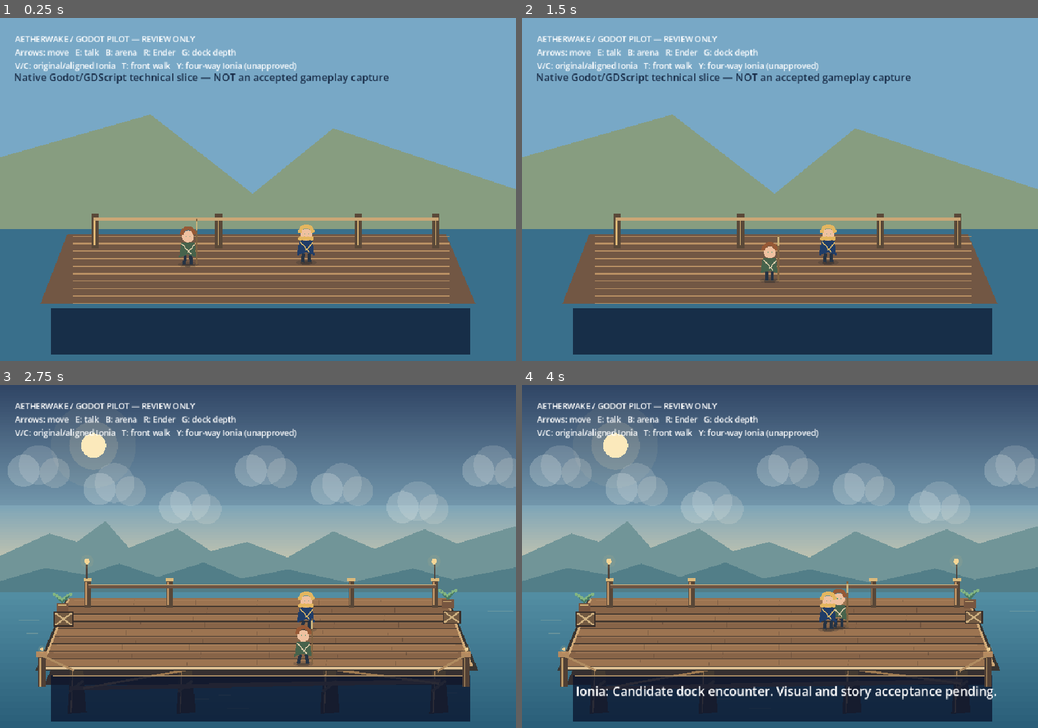
Above: before the commit, frames 1-4 (two rows, left to right).
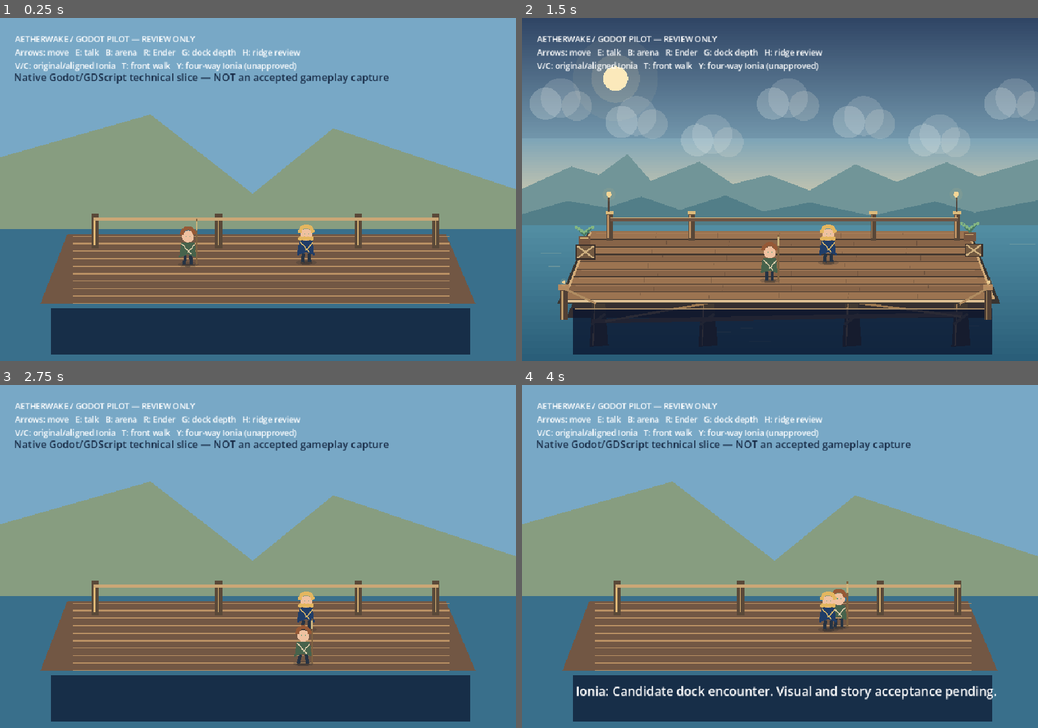
Above: after the commit, the same moments.

Repository: ndrorchestration/ToSailaStarrySky-jrpg
Game: Godot game, scene res://scenes/first_wake.tscn
Same seed, same stepped clock (60 frames per second), same inputs: the game is played once before the commit and once after it. This scene is started directly instead of the project's main scene.
Inputs:
- Up to frame 1 (0.25 s): no input
- Up to frame 2 (1.5 s): tap Enter at 0.5 s; hold Right (ui_right) 0.53-1.28 s; tap H at 0.6 s; tap G at 0.8, 1.35 s; hold Down (ui_down) from 1.28 s (still down)
- Up to frame 3 (2.75 s): tap H at 1.55, 2.1 s; tap Space at 2 s; release Down (ui_down) at 2.03 s; hold Right (ui_right) from 2.03 s (still down); tap G at 2.3 s
- Up to frame 4 (4 s): release Right (ui_right) at 2.78 s; hold Up (ui_up) 2.78-3.53 s; tap G at 2.85, 3.8 s; tap H at 3.05 s; hold Left (ui_left) from 3.53 s (still down); tap E at 3.6 s

The runs differ from the first frame. In frame 1, 0.1% of the frame differs, in the area x 47-59%, y 9-12%; in frame 2, 66%; in frame 3, 66%, in the area x 0-100%, y 0-96%; in frame 4, 66%.

Commit message:
study: add opt-in native dock-ridge vegetation with real movement and A/B capture gates

Diff:
--- a/godot/scripts/first_wake.gd
+++ b/godot/scripts/first_wake.gd
@@ -4,6 +4,7 @@
 
 const Actor = preload("res://scripts/pilot_actor.gd")
 const DockDepthReview = preload("res://scripts/dock_depth_review.gd")
+const RidgeVegetationReview = preload("res://scripts/ridge_vegetation_review.gd")
 const TrainingArena = preload("res://scenes/training_arena.tscn")
 const IoniaUnapprovedArt = preload("res://art-review/ionia-original-v01-green-eyes.svg")
 const IoniaAlignmentReview = preload("res://art-review/ionia-cream-leather-review.svg")
@@ -20,6 +21,9 @@
 var ionia_walk_review_enabled: bool = false
 var ionia_route_review_enabled: bool = false
 var dock_depth_review_enabled: bool = false
+var ridge_vegetation_review_enabled: bool = false
+var ridge_vegetation_low_quality: bool = false
+var ridge_vegetation: Node2D
 var deck_backdrop: Node2D
 var deck_foreground: Node2D
 
@@ -28,6 +32,11 @@
     deck_backdrop.name = "DockDepthBackgroundReviewOnly"
     deck_backdrop.visible = false
     add_child(deck_backdrop)
+    # Isolated under actors/rail foreground; always hidden until explicit review.
+    ridge_vegetation = RidgeVegetationReview.new()
+    ridge_vegetation.name = "RidgeVegetationReviewOnly"
+    ridge_vegetation.visible = false
+    add_child(ridge_vegetation)
     var actors := Node2D.new()
     actors.name = "YSortedActors"
     actors.y_sort_enabled = true
@@ -64,7 +73,7 @@
     status = Label.new()
     status.position = Vector2(28, 28)
     status.add_theme_font_size_override("font_size", 15)
-    status.text = "AETHERWAKE / GODOT PILOT — REVIEW ONLY\nArrows: move   E: talk   B: arena   R: Ender   G: dock depth\nV/C: original/aligned Ionia   T: front walk   Y: four-way Ionia (unapproved)"
+    status.text = "AETHERWAKE / GODOT PILOT — REVIEW ONLY\nArrows: move   E: talk   B: arena   R: Ender   G: dock depth   H: ridge review\nV/C: original/aligned Ionia   T: front walk   Y: four-way Ionia (unapproved)"
     ui.add_child(status)
     dialogue = Label.new()
     dialogue.position = Vector2(100, 555)
@@ -133,6 +142,8 @@
         ionia.set_ionia_route_review_enabled(ionia_route_review_enabled)
     elif event.keycode == KEY_G:
         set_dock_depth_review_enabled(not dock_depth_review_enabled)
+    elif event.keycode == KEY_H:
+        set_ridge_vegetation_review_enabled(not ridge_vegetation_review_enabled)
     elif event.keycode == KEY_B:
         get_tree().change_scene_to_packed(TrainingArena)
     elif event.keycode == KEY_ESCAPE:
@@ -145,7 +156,25 @@
     dock_depth_review_enabled = enabled
     deck_backdrop.visible = enabled
     deck_foreground.visible = enabled
+    if not enabled:
+        ridge_vegetation_review_enabled = false
+        ridge_vegetation.visible = false
     queue_redraw()
 
 func is_dock_depth_review_enabled() -> bool:
     return dock_depth_review_enabled and deck_backdrop.visible and deck_foreground.visible
+
+# The paired study remains a purely visual child of the opt-in background.
+# Never persist, collider-bind, or reinterpret it as Chapter I world geography.
+func set_ridge_vegetation_review_enabled(enabled: bool) -> void:
+    if enabled and not dock_depth_review_enabled:
+        set_dock_depth_review_enabled(true)
+    ridge_vegetation_review_enabled = enabled
+    ridge_vegetation.visible = enabled and dock_depth_review_enabled
+
+func set_ridge_vegetation_low_quality(enabled: bool) -> void:
+    ridge_vegetation_low_quality = enabled
+    ridge_vegetation.set_low_quality(enabled)
+
+func is_ridge_vegetation_review_enabled() -> bool:
+    return ridge_vegetation_review_enabled and ridge_vegetation.visible
--- /dev/null
+++ b/godot/scripts/ridge_vegetation_review.gd
@@ -0,0 +1,61 @@
+extends Node2D
+## Noncanonical, opt-in distant ridge silhouettes on EXISTING dock-depth art.
+## No terrain authoring, collisions, tree gameplay, or planetary data.
+## Fixed pixel-scale illustration; does NOT instantiate flight_slice meshes.
+@export var low_quality: bool = false
+
+const ANCHORS := [
+    Vector2(276, 290), Vector2(316, 274), Vector2(352, 284),
+    Vector2(384, 304), Vector2(416, 302), Vector2(448, 296)
+]
+const NEEDLE := Color("#476d70")
+const NEEDLE_LIGHT := Color("#71918a")
+const CANOPY := Color("#648480")
+const CANOPY_SHADE := Color("#3c666b")
+const BARK := Color("#53625d")
+
+func set_low_quality(enabled: bool) -> void:
+    low_quality = enabled
+    queue_redraw()
+
+func _draw() -> void:
+    # All anchors sit on the pre-existing atmospheric ridge silhouette.
+    # Bounded geometry: 6 crowns high quality / 3 simplified low quality.
+    for i in range(ANCHORS.size()):
+        if low_quality and (i % 2) != 0:
+            continue
+        var root: Vector2 = ANCHORS[i]
+        var tall: float = 19.0 + float((i * 7) % 13)
+        if i % 2 == 0:
+            _needle_tree(root, tall)
+        else:
+            _broadleaf_tree(root, tall)
+
+func _needle_tree(anchor: Vector2, height: float) -> void:
+    var top: Vector2 = anchor + Vector2(0.0, -height)
+    draw_line(anchor, top + Vector2(0, 8), BARK, 2.0)
+    var width: float = 7.0 + height * 0.16
+    if low_quality:
+        draw_colored_polygon(PackedVector2Array([
+            top, anchor + Vector2(-width, -3),
+            anchor + Vector2(width, -3)]), NEEDLE)
+        return
+    for tier in range(3):
+        var level: float = float(tier) / 3.0
+        var y: float = lerpf(top.y + 6.0, anchor.y - 4.0, level)
+        var w: float = width * (0.58 + level * 0.45)
+        draw_colored_polygon(PackedVector2Array([
+            Vector2(anchor.x + 1.0, y - 8.0),
+            Vector2(anchor.x - w, y + 8.0),
+            Vector2(anchor.x + w * 0.85, y + 8.0)
+        ]), NEEDLE if tier % 2 == 0 else NEEDLE_LIGHT)
+
+func _broadleaf_tree(anchor: Vector2, height: float) -> void:
+    var center := anchor + Vector2(0, -height * 0.67)
+    draw_line(anchor, center, BARK, 2.0)
+    if low_quality:
+        draw_circle(center, 8.0, CANOPY_SHADE)
+        return
+    draw_circle(center + Vector2(-7, 2), 7.0, CANOPY_SHADE)
+    draw_circle(center + Vector2(5, -3), 9.0, CANOPY)
+    draw_circle(center + Vector2(0, -7), 7.0, NEEDLE_LIGHT)
--- /dev/null
+++ b/godot/tests/capture_ridge_vegetation_review.gd
@@ -0,0 +1,68 @@
+extends SceneTree
+## Actual native 960x640 Godot snapshots of an existing playable scene.
+## Private review. OFF/ON/low/restored evidence is not canonical art.
+const OUT := "res://review-evidence/"
+
+func _initialize() -> void:
+    call_deferred("_run")
+
+func _image(path: String) -> Image:
+    for i in range(3):
+        await process_frame
+        await RenderingServer.frame_post_draw
+    var im: Image = root.get_texture().get_image()
+    if im.is_empty() or im.get_size() != Vector2i(960, 640):
+        push_error("RIDGE_CAPTURE_INVALID_FRAME")
+        return null
+    if im.save_png(OUT + path) != OK:
+        push_error("RIDGE_CAPTURE_WRITE_FAILED")
+        return null
+    return im
+
+func _run() -> void:
+    root.size = Vector2i(960,640)
+    var w = load("res://scenes/first_wake.tscn").instantiate()
+    root.add_child(w)
+    await process_frame
+    if DirAccess.make_dir_recursive_absolute(ProjectSettings.globalize_path(OUT)) != OK:
+        push_error("RIDGE_CAPTURE_MISSING_OUTPUT_DIR")
+        quit(1)
+        return
+    w.set_dock_depth_review_enabled(true)
+    w.ender.set_walk_review_enabled(true)
+    w.ionia.set_aligned_review_enabled(true)
+    var before: Image = await _image("ridge-vegetation-off-native-960x640.png")
+    w.set_ridge_vegetation_review_enabled(true)
+    var after: Image = await _image("ridge-vegetation-on-native-960x640.png")
+    w.set_ridge_vegetation_low_quality(true)
+    var low: Image = await _image("ridge-vegetation-low-native-960x640.png")
+    w.set_ridge_vegetation_review_enabled(false)
+    var restored: Image = await _image("ridge-vegetation-restored-native-960x640.png")
+    if before == null or after == null or low == null or restored == null:
+        quit(1)
+        return
+    # A/B must be localized to the atmospheric ridge; actor/deck crop must
+    # remain identical with the same scene camera and unchanged player state.
+    var ridge := Rect2i(260,214,220,120)
+    var gameplay := Rect2i(250,404,440,128)
+    if before.get_region(ridge).get_data() == after.get_region(ridge).get_data():
+        push_error("RIDGE_CAPTURE_NO_VISIBLE_RENDER_DIFFERENCE")
+        quit(1)
+        return
+    if after.get_region(ridge).get_data() == low.get_region(ridge).get_data():
+        push_error("RIDGE_CAPTURE_LOW_DETAIL_NOT_VISUALLY_DISTINCT")
+        quit(1)
+        return
+    if before.get_region(gameplay).get_data() != after.get_region(gameplay).get_data():
+        push_error("RIDGE_CAPTURE_ALTERED_PLAYABLE_REGION")
+        quit(1)
+        return
+    if before.get_region(ridge).get_data() != restored.get_region(ridge).get_data():
+        push_error("RIDGE_CAPTURE_NOT_REVERSIBLE")
+        quit(1)
+        return
+    print("NATIVE_RIDGE_VEGETATION_PAIR_PASS resolution=960x640 off=on=low=restore=4 gameplay_roi_unchanged=true")
+    print("NATIVE_RIDGE_VEGETATION_ART_ACCEPTANCE=PENDING")
+    w.queue_free()
+    await process_frame
+    quit(0)
--- /dev/null
+++ b/godot/tests/ridge_vegetation_review_test.gd
@@ -0,0 +1,81 @@
+extends SceneTree
+## Real playable-dock scene: test an opt-in visual-only distant ridge patch.
+## No claims of forest geometry, planetary biomes or creator art admission.
+
+func _initialize() -> void:
+    call_deferred("_test")
+
+func _fail(message: String) -> void:
+    push_error("RIDGE_VEGETATION_FAIL: " + message)
+    quit(1)
+
+func _test() -> void:
+    var world = load("res://scenes/first_wake.tscn").instantiate()
+    root.add_child(world)
+    await process_frame
+    var patch: Node2D = world.get_node_or_null("RidgeVegetationReviewOnly")
+    var back: Node2D = world.get_node_or_null("DockDepthBackgroundReviewOnly")
+    var actors: Node2D = world.get_node_or_null("YSortedActors")
+    if patch == null or back == null or actors == null or patch.visible:
+        _fail("review patch absent or visible by default")
+        return
+    if not (patch.get_index() > back.get_index() and patch.get_index() < actors.get_index()):
+        _fail("vegetation render order is not behind playable actors")
+        return
+    var collision_before: int = world.find_children("*","CollisionShape2D",true,false).size()
+    var ender_pos: Vector2 = world.ender.position
+    var ionia_pos: Vector2 = world.ionia.position
+    var ender_bounds: Rect2 = world.ender.walking_bounds
+    var ionia_bounds: Rect2 = world.ionia.walking_bounds
+    var dialogue_open: bool = world.dialogue_open
+    if patch.get_child_count() != 0:
+        _fail("vegetation contains gameplay descendants")
+        return
+    world.set_ridge_vegetation_review_enabled(true)
+    await process_frame
+    if not world.dock_depth_review_enabled or not world.is_ridge_vegetation_review_enabled():
+        _fail("explicit review cannot enable actual dock-depth presentation")
+        return
+    world.set_ridge_vegetation_low_quality(true)
+    if not patch.low_quality:
+        _fail("low detail setting did not propagate")
+        return
+    world.set_ridge_vegetation_low_quality(false)
+    if patch.low_quality:
+        _fail("high detail setting did not restore")
+        return
+    if world.find_children("*","CollisionShape2D",true,false).size() != collision_before:
+        _fail("opt-in review introduced collider geometry")
+        return
+    if world.ender.position != ender_pos or world.ionia.position != ionia_pos or (
+            world.ender.walking_bounds != ender_bounds or world.ionia.walking_bounds != ionia_bounds):
+        _fail("visual-only scene changed actors or their walk surface")
+        return
+    if world.dialogue_open != dialogue_open:
+        _fail("visual-only scene changed interaction state")
+        return
+    # The same real player pilot remains controllable with the scenery active.
+    world.ender.set_walk_review_enabled(true)
+    Input.action_press("ui_right")
+    for i in range(12):
+        await physics_frame
+    Input.action_release("ui_right")
+    if world.ender.position.x <= ender_pos.x:
+        _fail("vegetation blocked real player movement")
+        return
+    world.set_ridge_vegetation_review_enabled(false)
+    if patch.visible or not world.dock_depth_review_enabled:
+        _fail("off state must retain the underlying dock-depth reference")
+        return
+    world.set_ridge_vegetation_review_enabled(true)
+    world.set_dock_depth_review_enabled(false)
+    if patch.visible or world.ridge_vegetation_review_enabled:
+        _fail("disabling parent depth must hide and clear vegetation")
+        return
+    if world.find_children("*","CollisionShape2D",true,false).size() != collision_before:
+        _fail("review toggle changed collision count after restore")
+        return
+    print("RIDGE_VEGETATION_PASS: default off, bounded background, real movement, unchanged actor geometry and interactions, reversible low detail")
+    world.queue_free()
+    await process_frame
+    quit(0)
Not shown, changed: .github/workflows/godot-first-wake-pilot.yml
Not shown, changed: .github/workflows/godot-visual-review-capture.yml
Not shown, changed: godot/README.md
